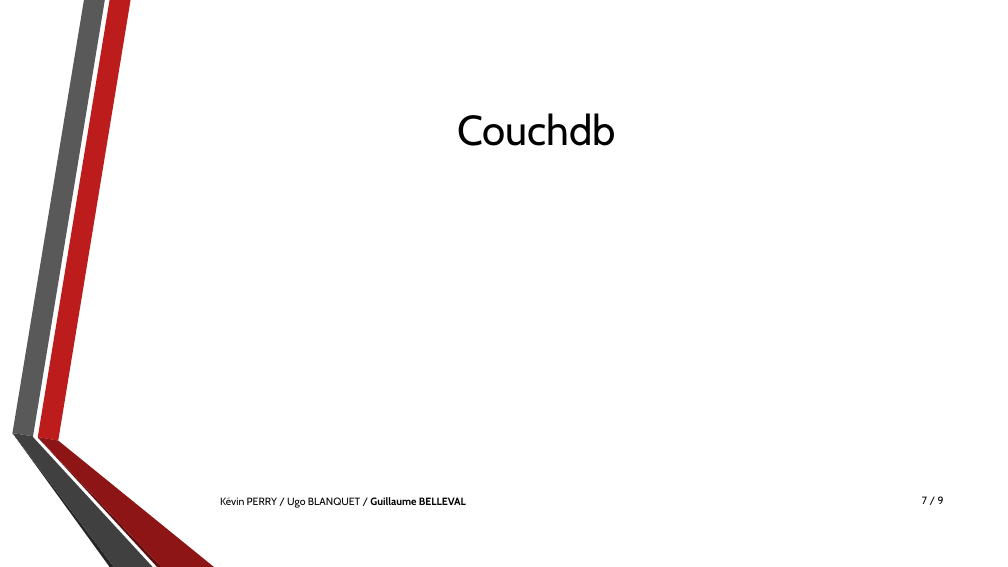
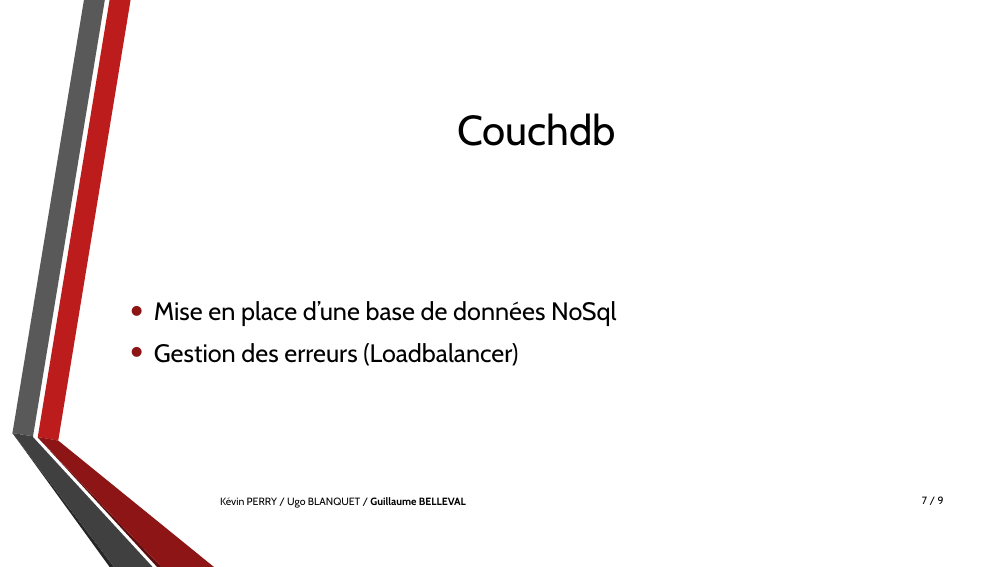
Before and after one commit to anarkopsykotik/proj4a, a slide deck: slide 7 of Projet.pptx. Drawn at 1008x567 pixels with LibreOffice and Linux fonts; fonts in the diff are those of the drawing; background and template pictures are left out. Boxes give left, top, right and bottom in pixels: in the first picture for what was removed or moved away, otherwise in the second. Text is boxed around its words. In the diff, an @@ line names an element or a change of style, - is before the commit and + after.

```diff
--- a/Projet.pptx
+++ b/Projet.pptx
@@ text added at (154,301,616,366), 24 pt, text #000000 @@
+• Mise en place d’une base de données NoSql
+• Gestion des erreurs (Loadbalancer)
```
Also in this commit, not shown: 4 other slides changed, 2 other files.
